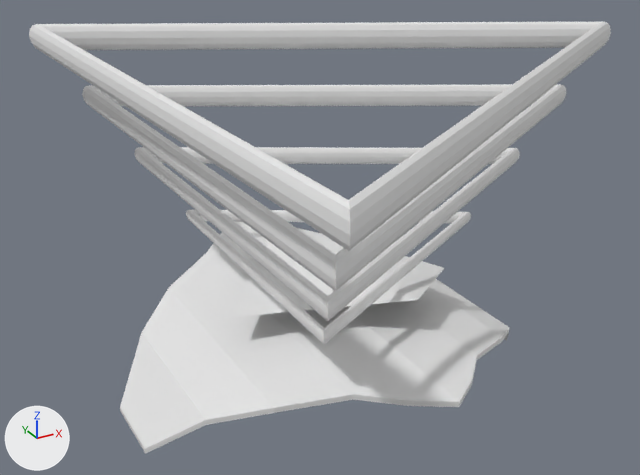
Before and after pictures for a commit that changed the OBJ model Assets/Models/RightShoulder/epaule_0001.obj.
The view is the same before and after, from a camera (50 mm lens) standing at (-0.335, -0.597, 0.364) and looking at (0.004, 0.019, 0.056). Lighting does not change. The marker at lower left points along +X, +Y and +Z. Where no turn or scale is listed for an object, it has been applied to the vertices.

The first picture shows 'epaule_0001'.
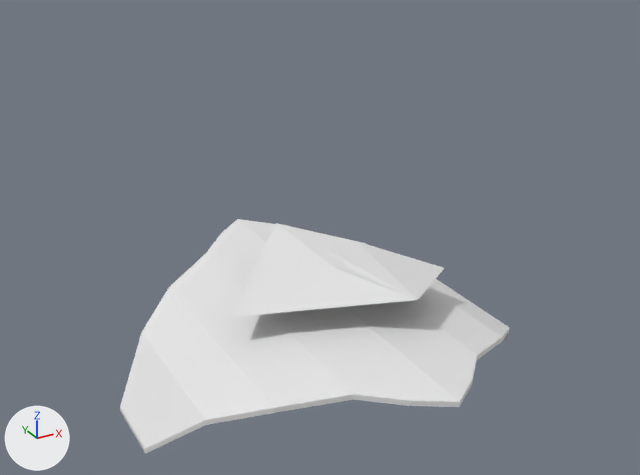
Pixel boxes (x1, y1, x2, y2) of what changed, in the pictures (640 x 475 px):
'epaule_0001', reshaped (33% narrower, 45% shorter): before (29, 22, 611, 454); after (120, 219, 510, 454)
part 1 of me_epaule_0001, deleted: before (186, 210, 471, 344)
part 2 of me_epaule_0001, deleted: before (29, 22, 611, 251)
part 3 of me_epaule_0001, deleted: before (82, 84, 566, 291)
part 4 of me_epaule_0001, deleted: before (135, 147, 520, 321)

What changed in the scene script:
```text
Change me_epaule_0001:
    where me_epaule_0001.from_pydata(...)  # 316 vertices, 316 faces; spans x -0.18..0.315, y -0.28..0.266, z -0.07..0.215
    used by ob_epaule_0001; location = (0.0, 0.0, 0.0)
    me_epaule_0001 part 1: the loose piece of 36 vertices spanning x -0.076..0.152, y -0.132..0.132, z 0.047..0.059 is deleted
    me_epaule_0001 part 2: the loose piece of 36 vertices spanning x -0.17..0.315, y -0.28..0.266, z 0.191..0.215 is deleted
    me_epaule_0001 part 3: the loose piece of 36 vertices spanning x -0.137..0.261, y -0.23..0.222, z 0.143..0.163 is deleted
    me_epaule_0001 part 4: the loose piece of 36 vertices spanning x -0.106..0.207, y -0.181..0.177, z 0.095..0.111 is deleted
```
